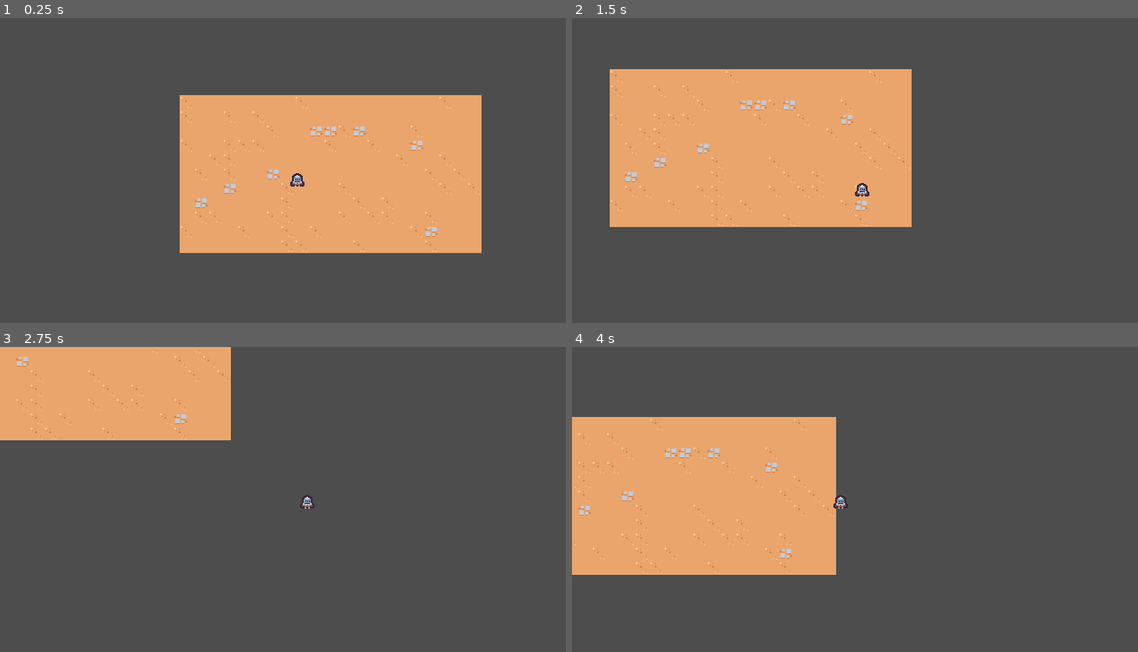
Above: before the commit, frames 1-4 (two rows, left to right).
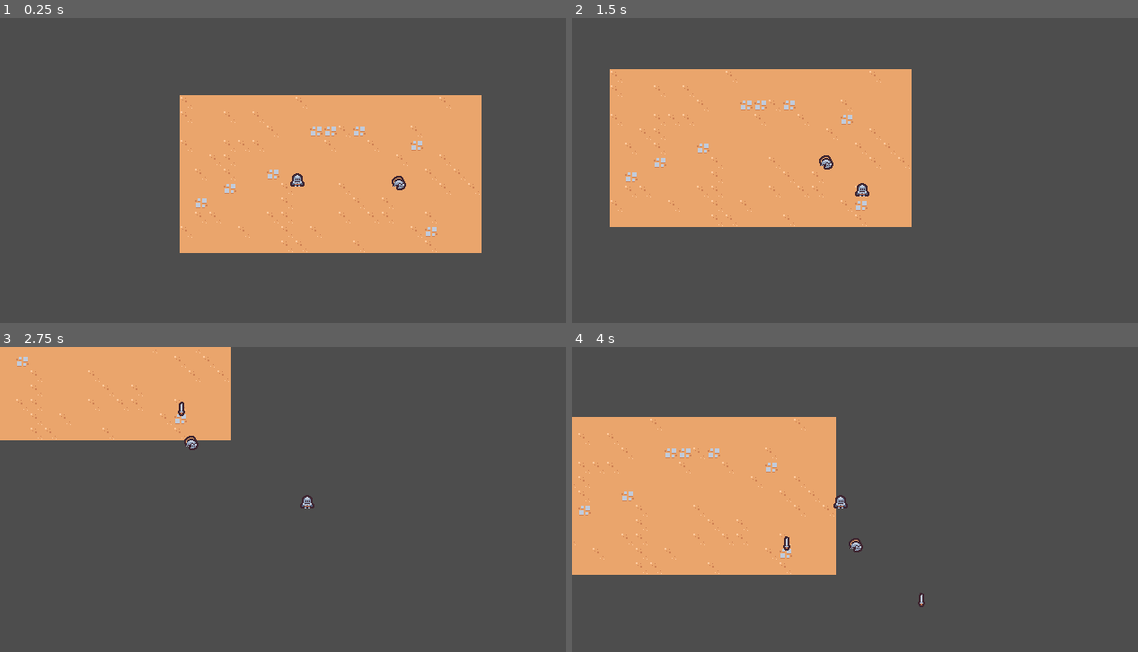
Above: after the commit, the same moments.

Repository: malefooo/godot-study
Game: Godot game, scene res://scenes/main/main.tscn
Same seed, same stepped clock (60 frames per second), same inputs: the game is played once before the commit and once after it.
Inputs:
- Up to frame 1 (0.25 s): no input
- Up to frame 2 (1.5 s): hold D (move_right) 0.53-1.28 s; hold S (move_down) from 1.28 s (still down)
- Up to frame 3 (2.75 s): release S (move_down) at 2.03 s; hold D (move_right) from 2.03 s (still down)
- Up to frame 4 (4 s): release D (move_right) at 2.78 s; hold W (move_up) 2.78-3.53 s; hold A (move _left) from 3.53 s (still down)

The runs differ from the first frame. In frame 1, less than 0.1% of the frame differs, in the area x 69-72%, y 51-57%; in frame 2, less than 0.1%; in frame 3, 0.1%; in frame 4, 0.2%, in the area x 37-63%, y 62-86%.

Commit message:
di 7 he 8

Diff:
--- /dev/null
+++ b/scenes/ability/sword_ability/sword_ability.tscn
@@ -0,0 +1,10 @@
+[gd_scene load_steps=2 format=3 uid="uid://bij853pkgpilh"]
+
+[ext_resource type="Texture2D" uid="uid://byeja84ad23o5" path="res://scenes/ability/sword_ability/sword.png" id="1_rj03v"]
+
+[node name="SwordAbility" type="Node2D"]
+
+[node name="Sprite2D" type="Sprite2D" parent="."]
+position = Vector2(0, -4)
+rotation = -0.00407759
+texture = ExtResource("1_rj03v")
--- /dev/null
+++ b/scenes/ability/sword_ability_controller/sword_ability_controller.gd
@@ -0,0 +1,14 @@
+extends Node
+
+@export var sword_ability: PackedScene
+
+# Called when the node enters the scene tree for the first time.
+func _ready():
+	$Timer.timeout.connect(on_timer_timeout)
+
+func on_timer_timeout():
+	var sword_instance = sword_ability.instantiate() as Node2D
+
+	var player = get_tree().get_first_node_in_group("player") as Node2D
+	player.get_parent().add_child(sword_instance)
+	sword_instance.global_position = player.global_position
--- /dev/null
+++ b/scenes/ability/sword_ability_controller/sword_ability_controller.tscn
@@ -0,0 +1,12 @@
+[gd_scene load_steps=3 format=3 uid="uid://dubxwlhti55n6"]
+
+[ext_resource type="Script" path="res://scenes/ability/sword_ability_controller/sword_ability_controller.gd" id="1_bd7ma"]
+[ext_resource type="PackedScene" uid="uid://bij853pkgpilh" path="res://scenes/ability/sword_ability/sword_ability.tscn" id="2_4xbsu"]
+
+[node name="SwordAbilityController" type="Node"]
+script = ExtResource("1_bd7ma")
+sword_ability = ExtResource("2_4xbsu")
+
+[node name="Timer" type="Timer" parent="."]
+wait_time = 1.5
+autostart = true
--- /dev/null
+++ b/scenes/basic_enemy/basic_enemy.gd
@@ -0,0 +1,22 @@
+extends CharacterBody2D
+
+const MAX_SPEED = 75
+
+# Called when the node enters the scene tree for the first time.
+func _ready():
+	pass # Replace with function body.
+
+
+# Called every frame. 'delta' is the elapsed time since the previous frame.
+func _process(delta):
+	var direction = get_direction_to_player()
+	velocity = direction * MAX_SPEED
+	move_and_slide()
+
+
+
+func get_direction_to_player():
+	var player_nodes = get_tree().get_first_node_in_group("player") as Node2D
+	if player_nodes != null:
+		return (player_nodes.global_position - global_position).normalized()
+	return Vector2.ZERO
--- /dev/null
+++ b/scenes/basic_enemy/basic_enemy.tscn
@@ -0,0 +1,19 @@
+[gd_scene load_steps=4 format=3 uid="uid://bvqxqum35ssgl"]
+
+[ext_resource type="Script" path="res://scenes/basic_enemy/basic_enemy.gd" id="1_q5v7k"]
+[ext_resource type="Texture2D" uid="uid://djakl6e7rl2qy" path="res://scenes/basic_enemy/basic_enemy.png" id="2_c3qvj"]
+
+[sub_resource type="CircleShape2D" id="CircleShape2D_1agde"]
+radius = 5.0
+
+[node name="BasicEnemy" type="CharacterBody2D"]
+collision_layer = 0
+script = ExtResource("1_q5v7k")
+
+[node name="Sprite2D" type="Sprite2D" parent="."]
+texture = ExtResource("2_c3qvj")
+offset = Vector2(0, -4)
+
+[node name="CollisionShape2D" type="CollisionShape2D" parent="."]
+position = Vector2(0, -5)
+shape = SubResource("CircleShape2D_1agde")
--- a/scenes/main/main.tscn
+++ b/scenes/main/main.tscn
@@ -1,9 +1,10 @@
-[gd_scene load_steps=5 format=3 uid="uid://b6crlam7f31nc"]
+[gd_scene load_steps=6 format=3 uid="uid://b6crlam7f31nc"]
 
 [ext_resource type="PackedScene" uid="uid://bn5vkglt26bnv" path="res://scenes/player/player.tscn" id="1_2jsuo"]
 [ext_resource type="PackedScene" uid="uid://b8da20uxd57fu" path="res://scenes/game_camera/game_camera.tscn" id="1_3l53h"]
 [ext_resource type="Script" path="res://scenes/player/player.gd" id="2_crr83"]
 [ext_resource type="TileSet" uid="uid://babc8xkuyq3wl" path="res://resources/tileset.tres" id="3_6cicg"]
+[ext_resource type="PackedScene" uid="uid://bvqxqum35ssgl" path="res://scenes/basic_enemy/basic_enemy.tscn" id="5_wvp5n"]
 
 [node name="Main" type="Node"]
 
@@ -17,3 +18,6 @@
 [node name="Player" parent="." instance=ExtResource("1_2jsuo")]
 position = Vector2(131, 102)
 script = ExtResource("2_crr83")
+
+[node name="BasicEnemy" parent="." instance=ExtResource("5_wvp5n")]
+position = Vector2(263, 102)
--- a/scenes/player/player.tscn
+++ b/scenes/player/player.tscn
@@ -1,5 +1,6 @@
-[gd_scene load_steps=3 format=3 uid="uid://bn5vkglt26bnv"]
+[gd_scene load_steps=4 format=3 uid="uid://bn5vkglt26bnv"]
 
+[ext_resource type="PackedScene" uid="uid://dubxwlhti55n6" path="res://scenes/ability/sword_ability_controller/sword_ability_controller.tscn" id="1_1a1v4"]
 [ext_resource type="Texture2D" uid="uid://lnayxedk2ipu" path="res://scenes/player/player.png" id="1_42q0l"]
 
 [sub_resource type="CircleShape2D" id="CircleShape2D_vqn3w"]
@@ -7,6 +8,12 @@
 
 [node name="Player" type="CharacterBody2D" groups=["player"]]
 position = Vector2(1, 25)
+collision_layer = 0
+
+[node name="AbilityManager" type="Node2D" parent="."]
+position = Vector2(-2, 0)
+
+[node name="sword_ab" parent="AbilityManager" instance=ExtResource("1_1a1v4")]
 
 [node name="Sprite2D" type="Sprite2D" parent="."]
 texture = ExtResource("1_42q0l")
Binary file added: scenes/ability/sword_ability/sword.png
Not shown, added: scenes/ability/sword_ability/sword.png.import
Binary file added: scenes/basic_enemy/basic_enemy.png
Not shown, added: scenes/basic_enemy/basic_enemy.png.import
